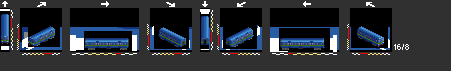
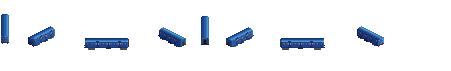
Revision of a layered 451x71 image; what changed, layer by layer:
hid "SL_2" over bbox(1, 33, 384, 46)
hid "Details" over bbox(164, 30, 372, 39)
hid "Lights" over bbox(2, 36, 384, 45)
painted on "X1" over bbox(2, 35, 384, 48)
hid "Background" over bbox(0, 0, 451, 71)
